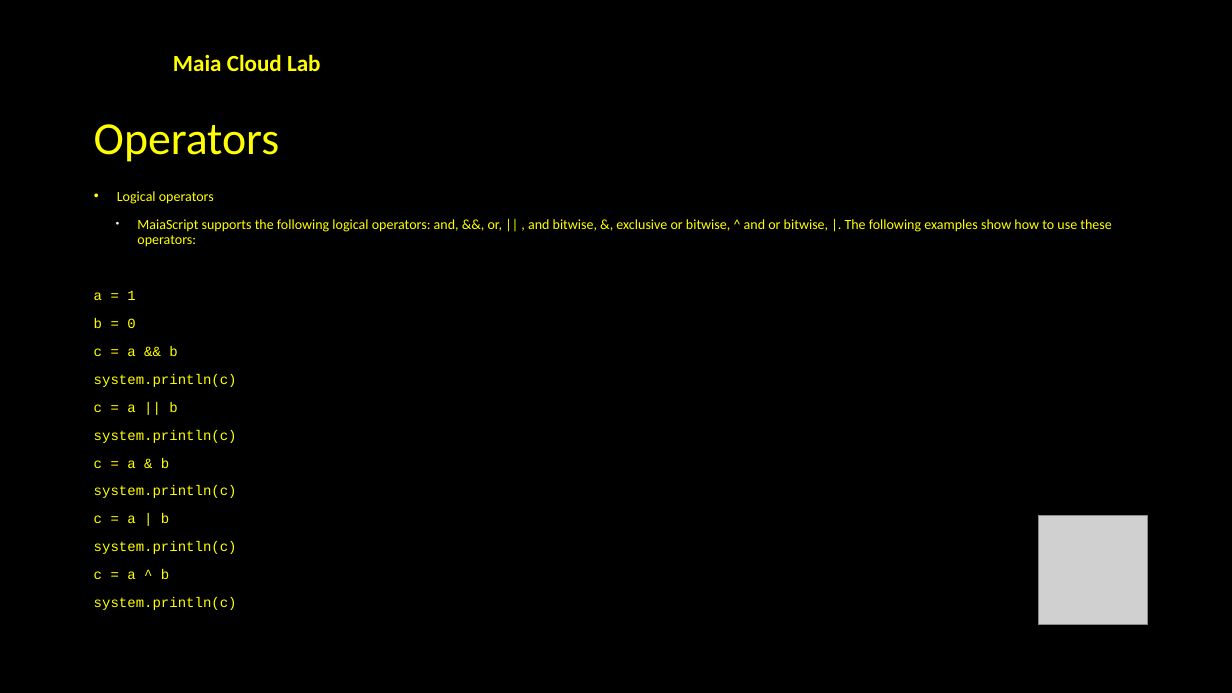
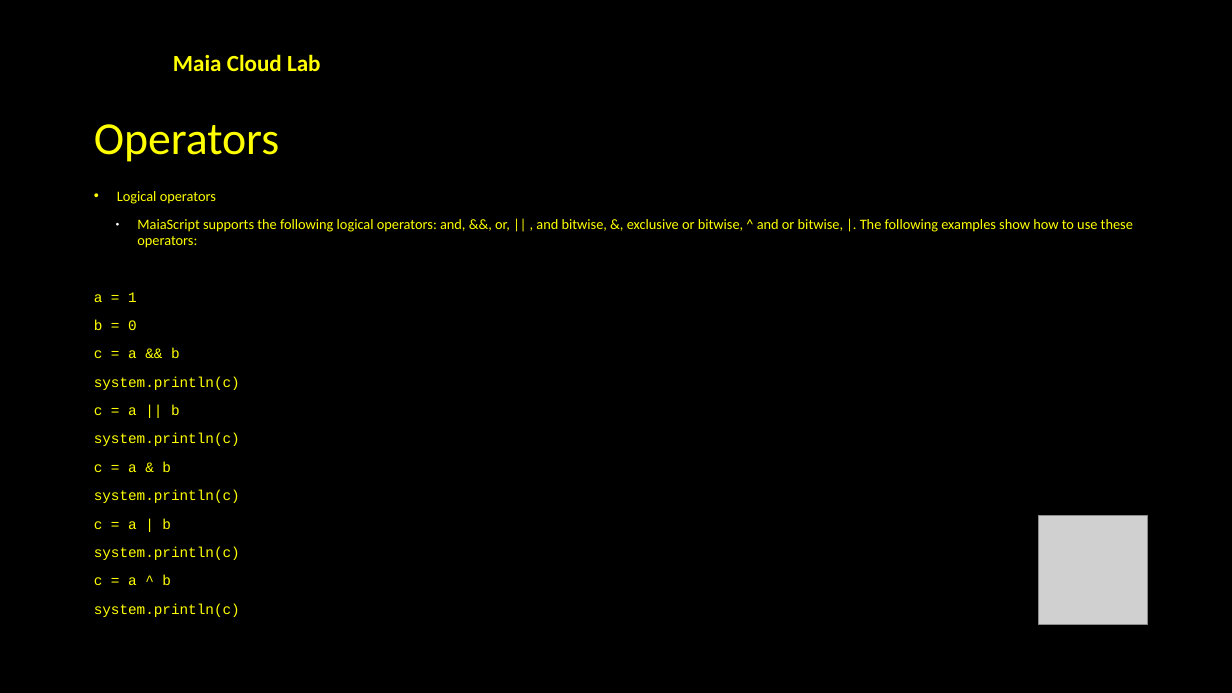
Before and after one commit to souzamonteiro/maiascript-compiler, a slide deck: slide 15 of slides/Introduction to MaiaScript.pptx. Drawn at 1232x693 pixels with LibreOffice and Linux fonts; fonts in the diff are those of the drawing; grey boxes stand for pictures; background and template pictures are left out. Boxes give left, top, right and bottom in pixels: in the first picture for what was removed or moved away, otherwise in the second. Text is boxed around its words. In the diff, an @@ line names an element or a change of style, - is before the commit and + after.

```diff
--- a/slides/Introduction to MaiaScript.pptx
+++ b/slides/Introduction to MaiaScript.pptx
@@ text "Logical operators" at [94,191,1133,617]: size 10.9 to 11.2 pt @@
```
Also in this commit, not shown: 2 other slides changed, 9 slides added, 29 slides removed, 1 other file.
